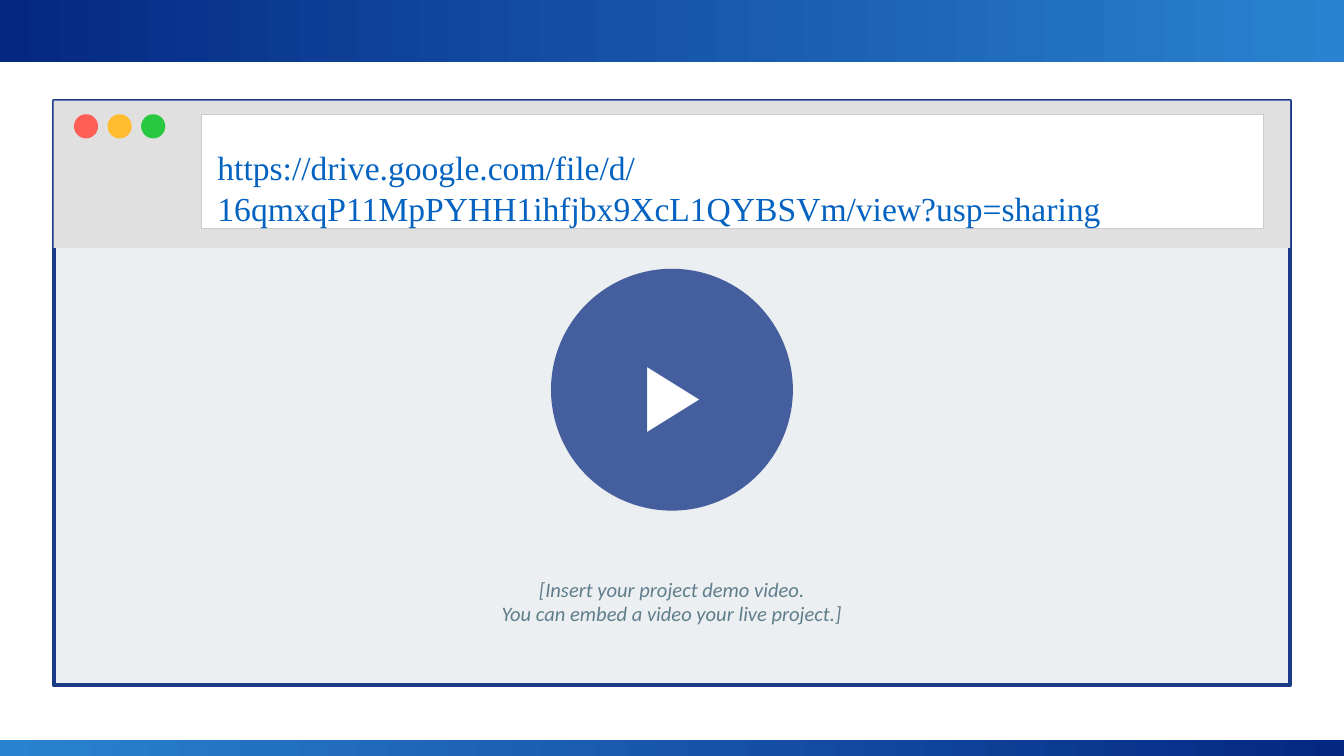
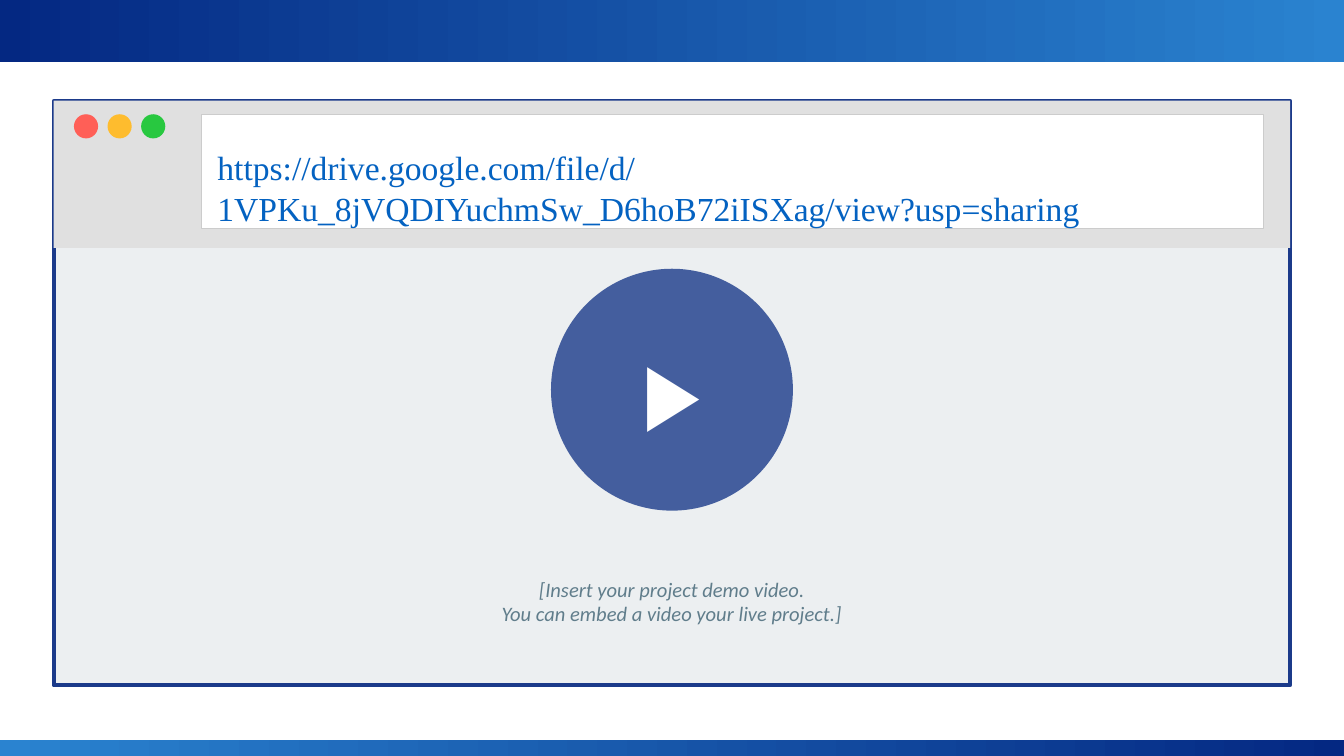
Before and after one commit to snehakhandelwal666-cmyk/sneha_project, a slide deck: slide 10 of PAY LENS - VISUALISING SALARY TRUTH WITH BI & AI.pptx. Drawn at 1344x756 pixels with LibreOffice and Linux fonts; fonts in the diff are those of the drawing; background and template pictures are left out. Boxes give left, top, right and bottom in pixels: in the first picture for what was removed or moved away, otherwise in the second. Text is boxed around its words. In the diff, an @@ line names an element or a change of style, - is before the commit and + after.

```diff
--- a/PAY LENS - VISUALISING SALARY TRUTH WITH BI & AI.pptx
+++ b/PAY LENS - VISUALISING SALARY TRUTH WITH BI & AI.pptx
@@ text at (x1=217, y1=156, x2=1079, y2=227): text changed @@
-https://drive.google.com/file/d/16qmxqP11MpPYHH1ihfjbx9XcL1QYBSVm/view?usp=sharing
+https://drive.google.com/file/d/1VPKu_8jVQDIYuchmSw_D6hoB72iISXag/view?usp=sharing
```
Also in this commit, not shown: 6 other slides changed, 1 slide added.
